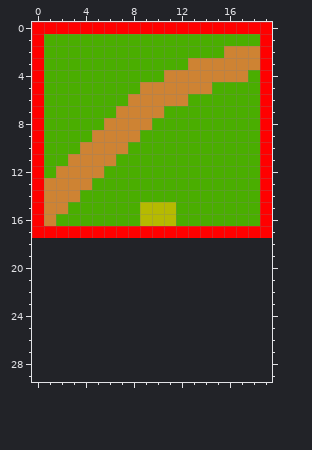
Two states of a pixel-art sprite, Maps/DayOfGlory/DayOfGlory.png. The first picture shows the starting point.
The file is 20x18 pixels. The old version is drawn lined up with the new one, on the new canvas.
Once edited:
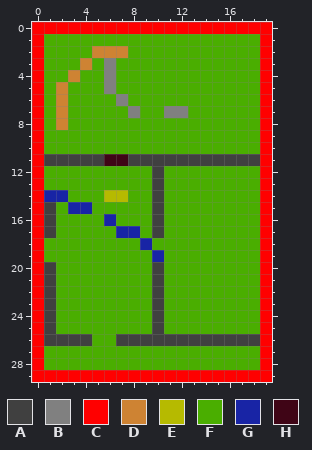
Palette (. is transparent): A #404040  B #808080  C #ff0000  D #ce8333  E #b6ba00  F #4aae00  G #1824a5  H #3f0516
Changes in this commit:
canvas 20x18 -> 20x30
Colour A now appears in rows 20 to 25 at x 1 and 10; in row 26 at x 1 to 4 and 7 to 18.
The author changed colour C to colour A in row 17 at x 1 and 10.
The author changed colour D to colour A in row 11 at x 3 to 5; in rows 15 to 16 at x 1.
The author changed colour E to colour A in rows 15 to 16 at x 10.
The author changed colour F to colour A in row 11 at x 1 to 2 and 8 to 18; in rows 12 to 14 at x 10.
The author changed colour D to colour B in row 7 at x 8.
The author changed colour F to colour B in rows 3 to 5 at x 6; in row 6 at x 7; in row 7 at x 11 to 12.
Colour C now appears in rows 18 to 28 at x 0 and 19; in row 29 at x 0 to 19.
The author changed colour F to colour D in row 2 at x 5 to 7; in row 3 at x 4; in row 4 at x 3; in rows 5 to 8 at x 2.
The author changed colour F to colour E in row 14 at x 6 to 7.
Colour F now appears in row 18 at x 1 to 8 and 10 to 18; in row 19 at x 1 to 9 and 11 to 18; in rows 20 to 25 at x 2 to 9 and 11 to 18; in row 26 at x 5 to 6; in rows 27 to 28 at x 1 to 18.
The author changed colour C to colour F in row 17 at x 2 to 6, 9 and 11 to 18.
The author changed colour D to colour F in row 2 at x 16 to 18; in row 3 at x 13 to 18; in row 4 at x 11 to 17; in row 5 at x 9 to 14; in row 6 at x 8 to 12; in row 7 at x 7 and 9 to 10.
The author changed colour D to colour F in row 8 at x 6 to 9; in row 9 at x 5 to 8; in row 10 at x 4 to 7; in row 12 at x 2 to 5; in row 13 at x 1 to 4; in row 14 at x 3.
The author changed colour D to colour F in row 15 at x 2.
The author changed colour E to colour F in rows 15 to 16 at x 9 and 11.
Colour G now appears in row 18 at x 9; in row 19 at x 10.
The author changed colour C to colour G in row 17 at x 7 to 8.
The author changed colour D to colour G in row 14 at x 1 to 2.
The author changed colour F to colour G in row 15 at x 3 to 4; in row 16 at x 6.
The author changed colour D to colour H in row 11 at x 6.
The author changed colour F to colour H in row 11 at x 7.
